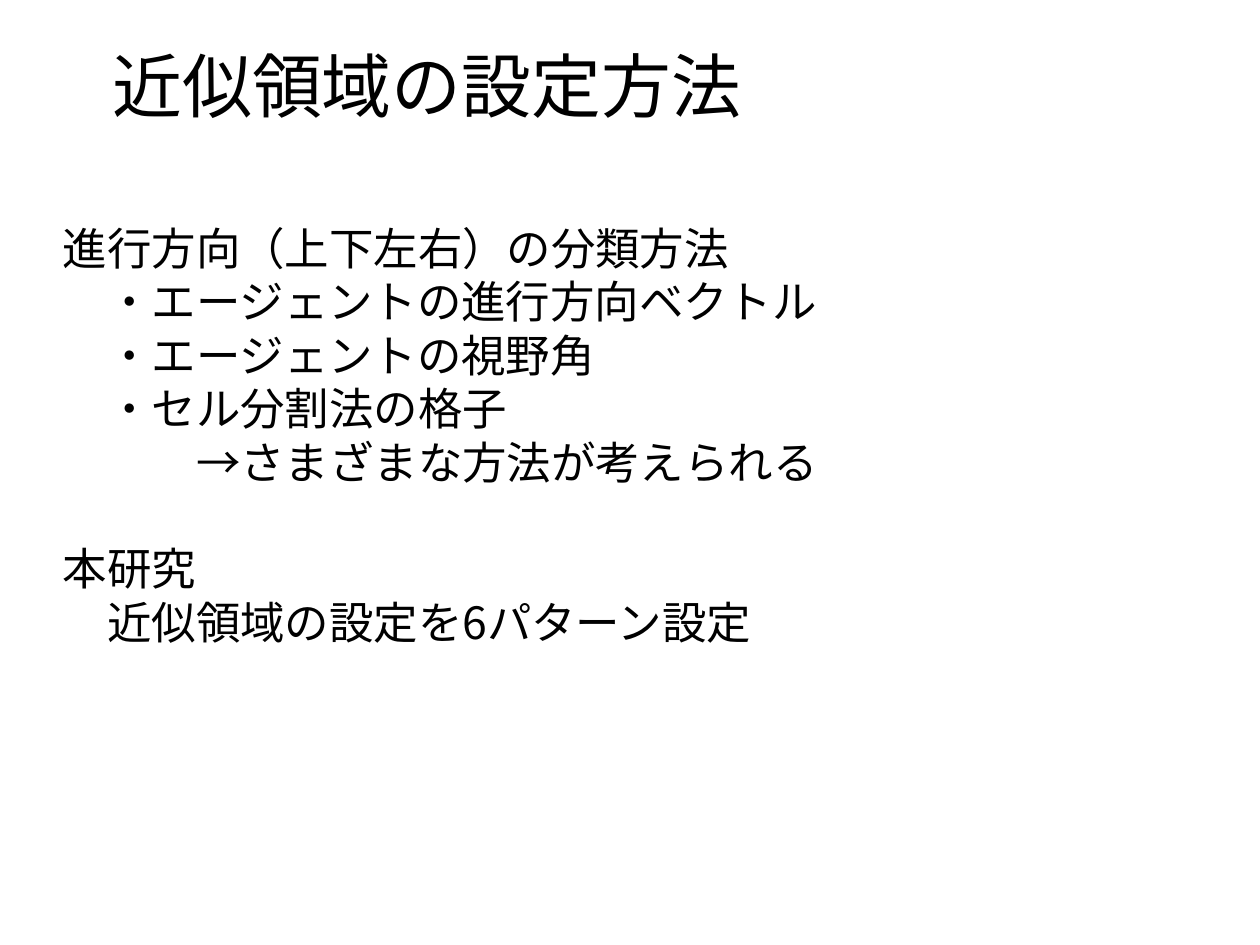
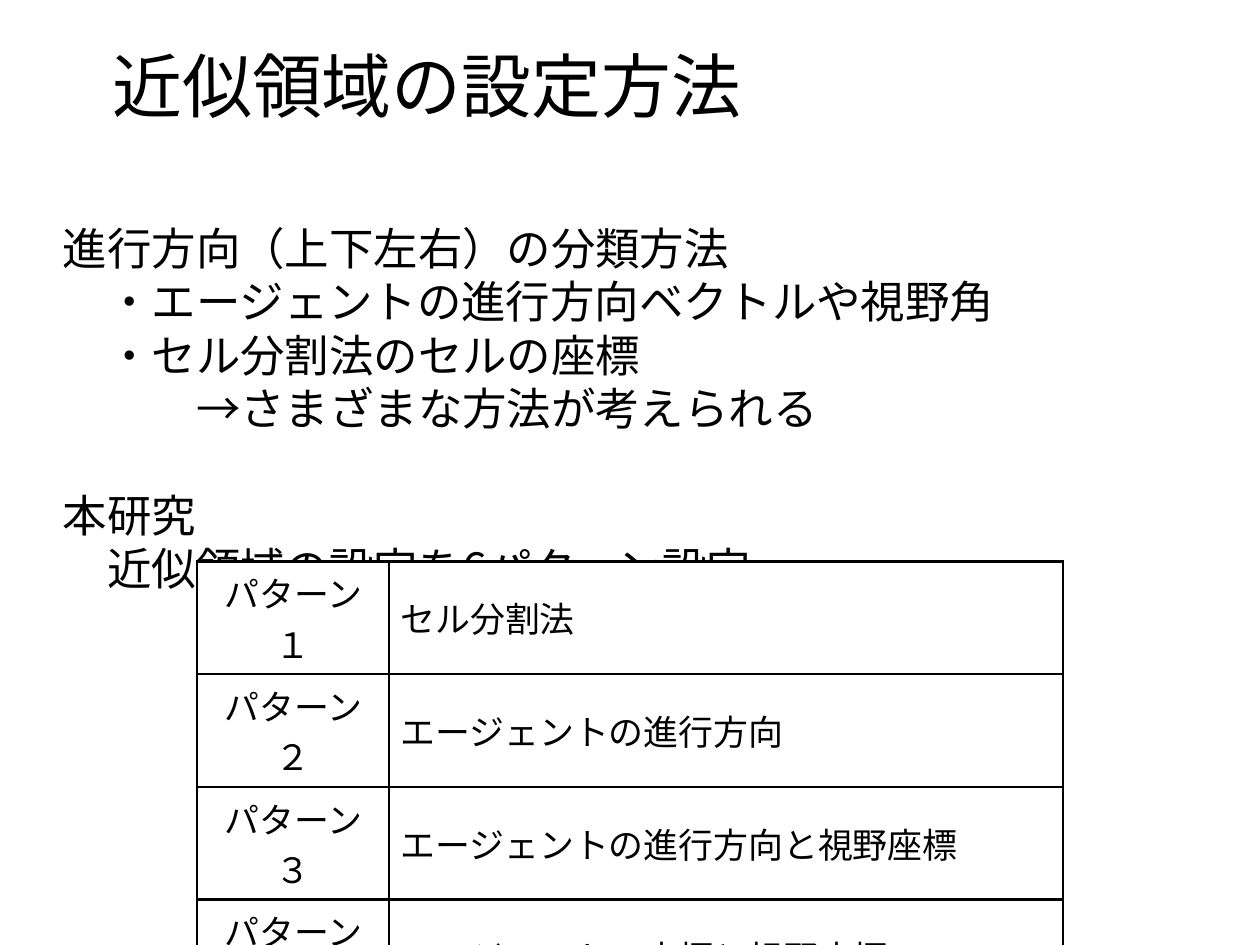
Before and after one commit to payao8810/shuron, a slide deck: slide 30 of slide.odp. Drawn at 1260x945 pixels with LibreOffice and Linux fonts; fonts in the diff are those of the drawing; background and template pictures are left out. Boxes give left, top, right and bottom in pixels: in the first picture for what was removed or moved away, otherwise in the second. Text is boxed around its words. In the diff, an @@ line names an element or a change of style, - is before the commit and + after.

Commit message:
0105

```diff
--- a/slide.odp
+++ b/slide.odp
@@ subtitle at [107,280,994,376]: text changed @@
-・エージェントの進行方向ベクトル
-・エージェントの視野角
-・セル分割法の格子
+・エージェントの進行方向ベクトルや視野角
+・セル分割法のセルの座標
@@ table added at [197,561,1063,928], 6 rows, 2 columns @@
+パターン１ | セル分割法
+パターン２ | エージェントの進行方向
+パターン３ | エージェントの進行方向と視野座標
+パターン４ | エージェントの座標と視野座標
+パターン５ | 視野座標とセルの座標
+パターン６ | エージェントの進行方向
```
Also in this commit, not shown: 2 other slides changed.
